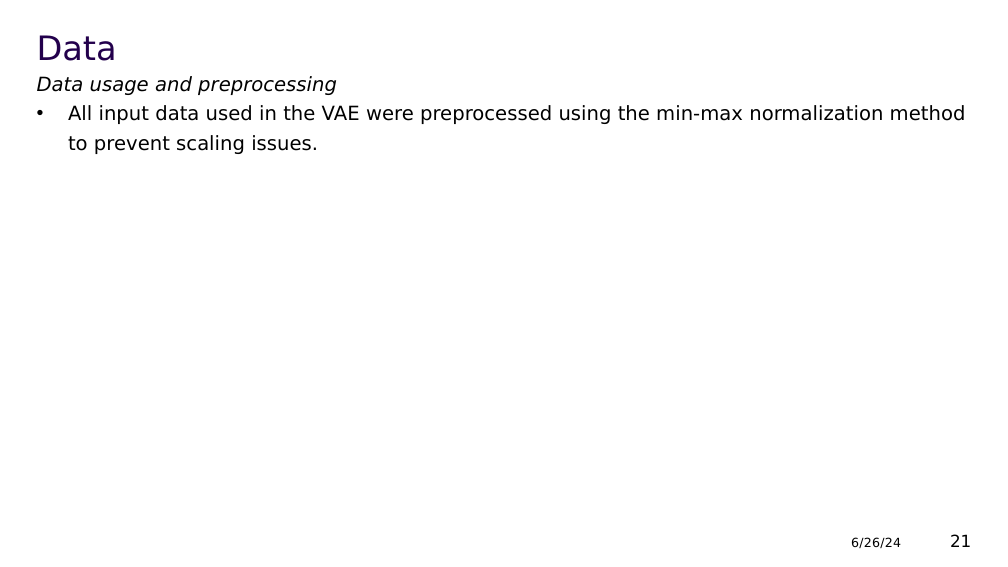
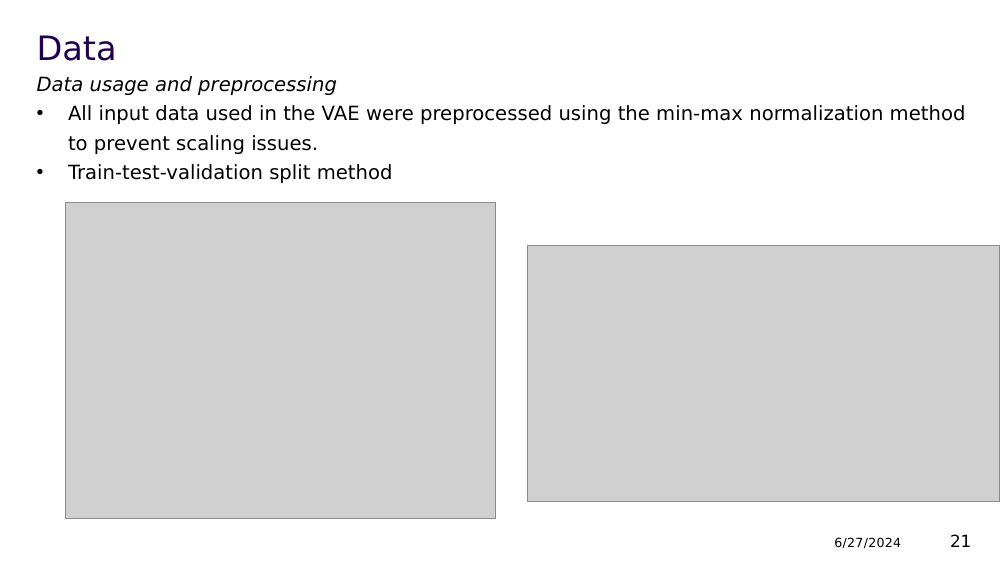
Before and after one commit to ywu39393/Autosurv, a slide deck: slide 21 of Summary/Summary.pptx. Drawn at 1008x567 pixels with LibreOffice and Linux fonts; fonts in the diff are those of the drawing; grey boxes stand for pictures; background and template pictures are left out. Boxes give left, top, right and bottom in pixels: in the first picture for what was removed or moved away, otherwise in the second. Text is boxed around its words. In the diff, an @@ line names an element or a change of style, - is before the commit and + after.

Commit message:
update data and environment setup

```diff
--- a/Summary/Summary.pptx
+++ b/Summary/Summary.pptx
@@ text at [68, 164, 393, 183]: paragraph added @@
+• Train-test-validation split method
@@ picture added at [66, 203, 496, 518] @@
@@ picture added at [527, 245, 1000, 501] @@
@@ text at [834, 537, 901, 548]: text changed @@
-6/26/24
+6/27/2024
```
Also in this commit, not shown: 19 other slides changed.
